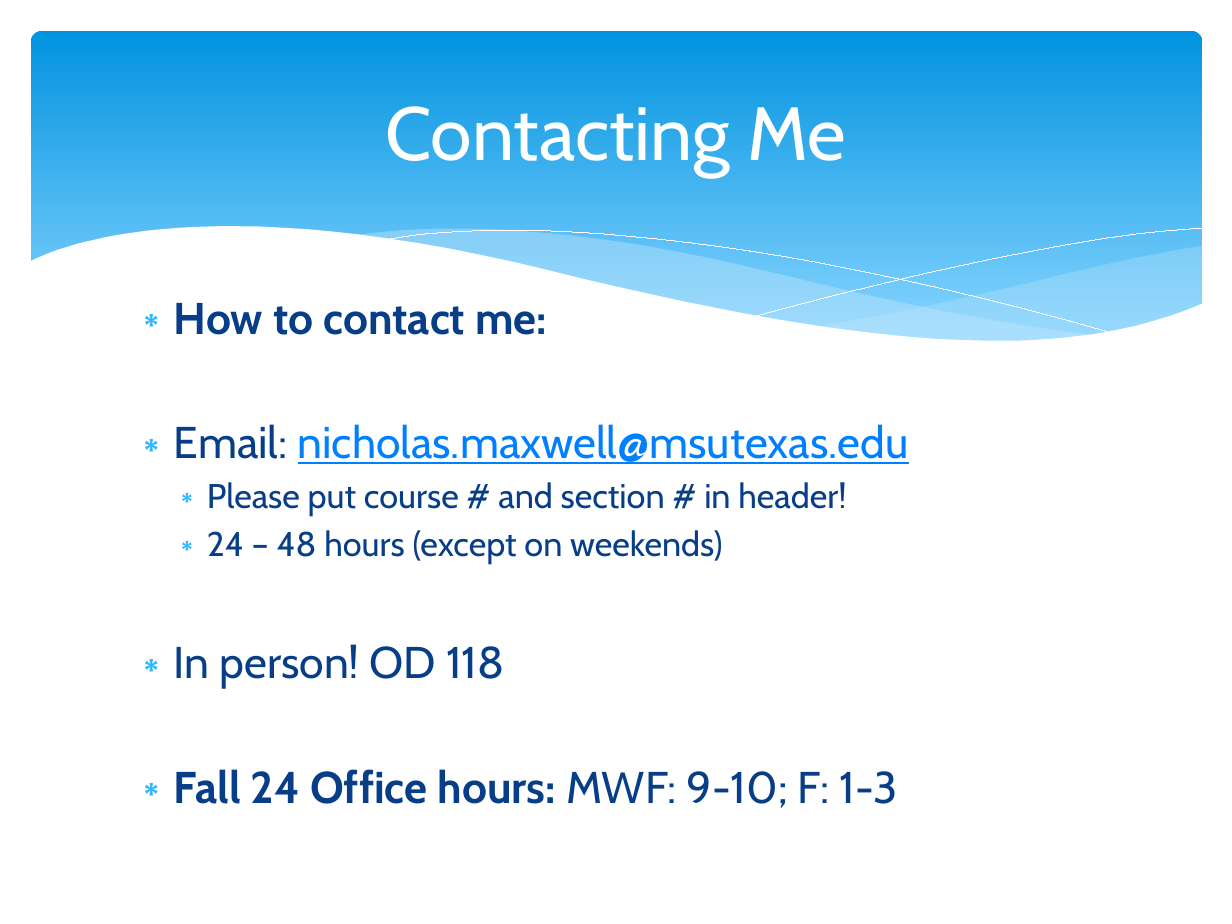
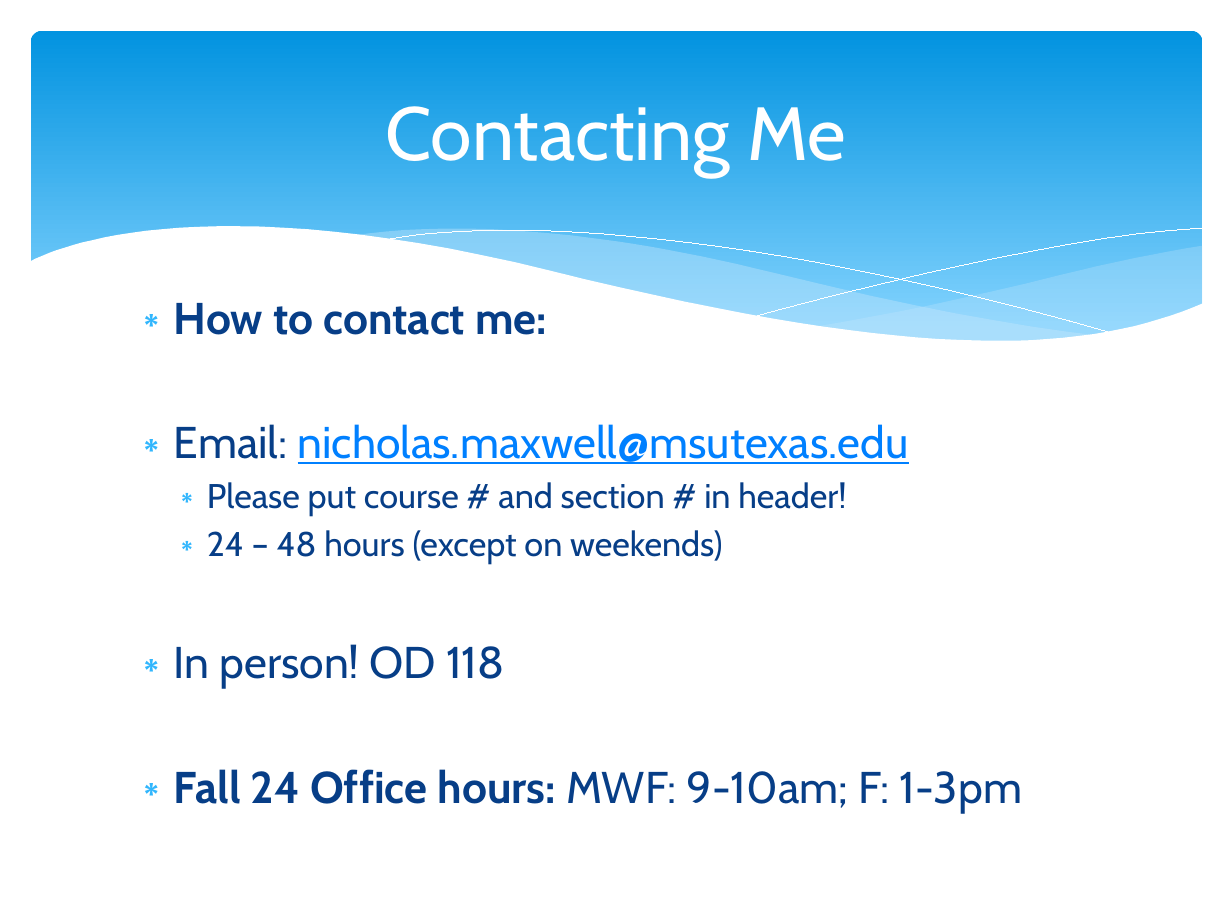
Before and after one commit to npm27/Teaching-Materials, a slide deck: slide 3 of Gen Psych II/Slides/0 Gen Psych II First Day Info.pptx. Drawn at 1232x924 pixels with LibreOffice and Linux fonts; fonts in the diff are those of the drawing. Boxes give left, top, right and bottom in pixels: in the first picture for what was removed or moved away, otherwise in the second. Text is boxed around its words. In the diff, an @@ line names an element or a change of style, - is before the commit and + after.

```diff
--- a/Gen Psych II/Slides/0 Gen Psych II First Day Info.pptx
+++ b/Gen Psych II/Slides/0 Gen Psych II First Day Info.pptx
@@ text at bbox=[174, 769, 1022, 813]: text changed @@
-∗ Fall 24 Office hours: MWF: 9-10; F: 1-3
+∗ Fall 24 Office hours: MWF: 9-10am; F: 1-3pm
```
Also in this commit, not shown: 2 other slides changed, 8 other files.
